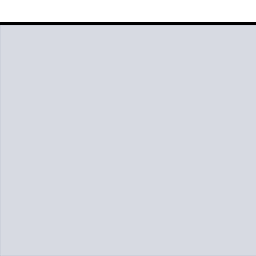
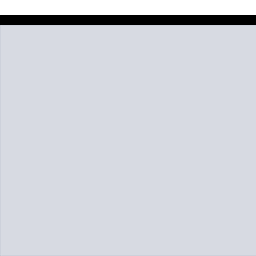
Two versions of the same layered image (256x256). Layer-by-layer changes:
pixels changed over [0, 15, 256, 23] (layer not identified)
